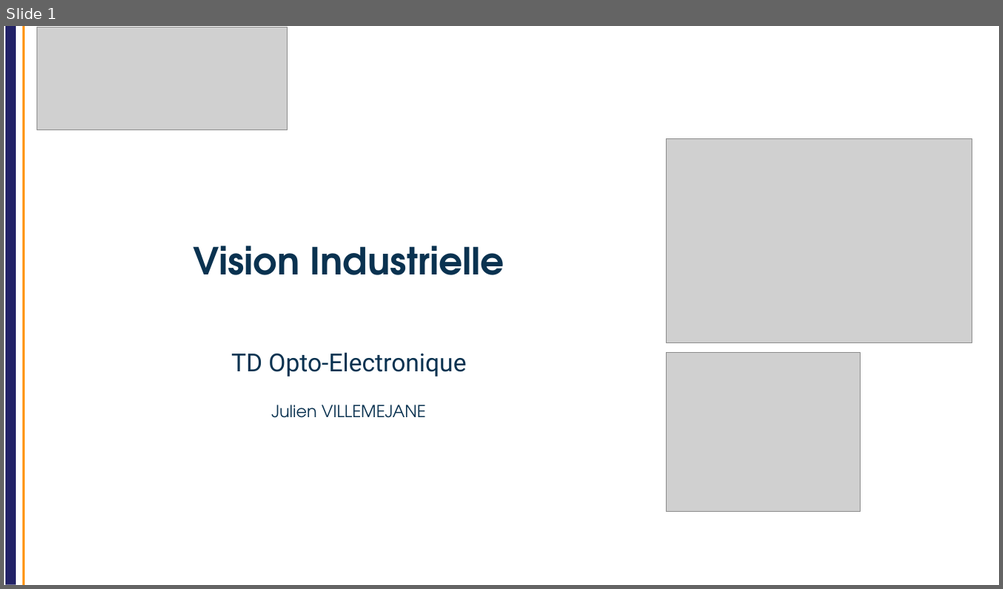
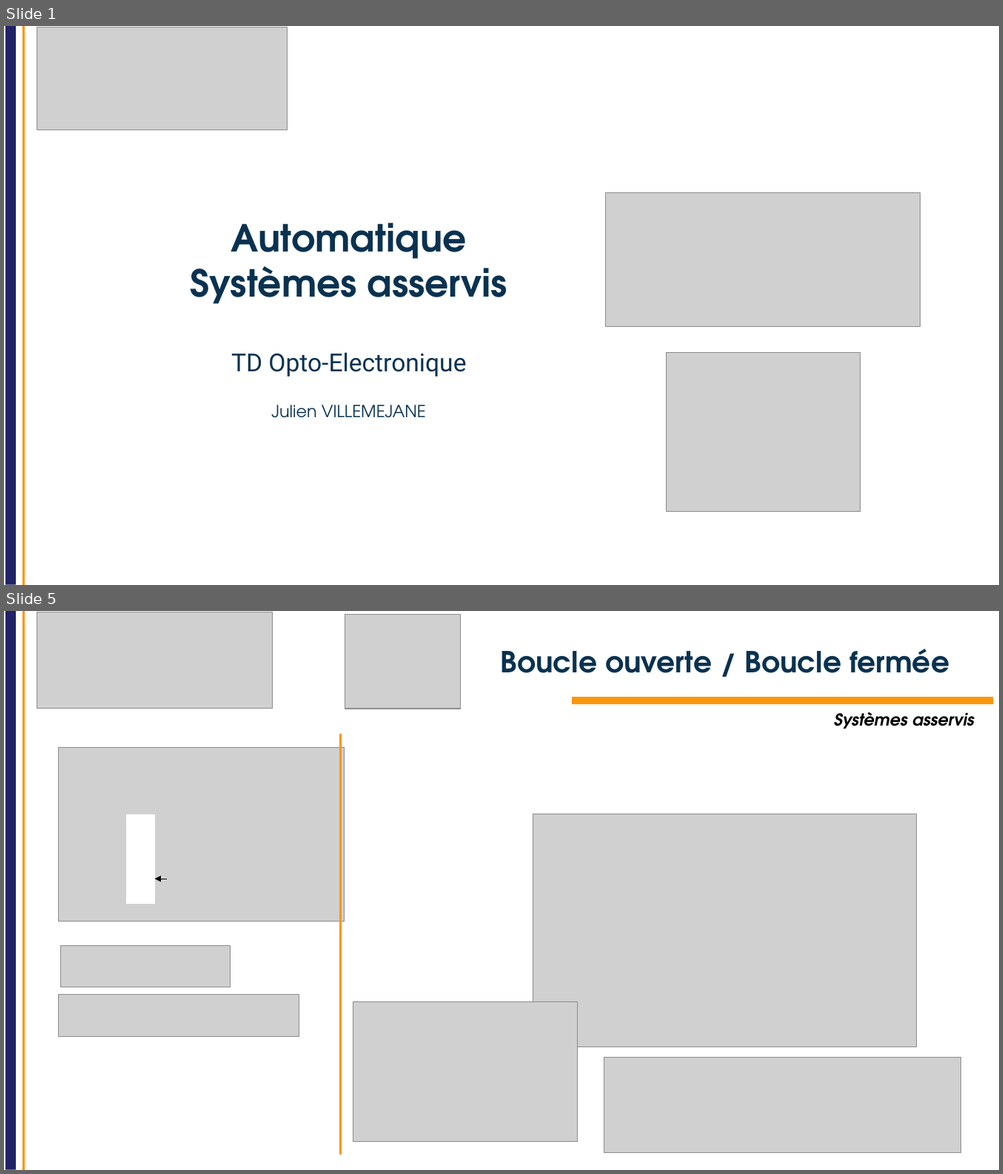
Before and after one commit to IOGS-Digital-Methods/semester-5, a slide deck: OptoElectronique/TD/2026/TD_asservissement/S5_OptoElectronique_TD_auto_2026.pptx. Shown one above the other, each under a label of ours: slide 1 before the commit, slides 1 and 5 after it; the slides between them are not shown. The pictures are 1003x589 and 1003x1174 pixels, drawn with LibreOffice and Linux fonts; fonts in the diff are those of the drawing; grey boxes stand for pictures; background and template pictures are left out. Boxes give left, top, right and bottom in pixels: in the first picture for what was removed or moved away, otherwise in the second. Text is boxed around its words. In the diff, an @@ line names an element or a change of style, - is before the commit and + after.

```diff
--- a/OptoElectronique/TD/2026/TD_asservissement/S5_OptoElectronique_TD_auto_2026.pptx
+++ b/OptoElectronique/TD/2026/TD_asservissement/S5_OptoElectronique_TD_auto_2026.pptx
@@ slide 5 added at (4, 611, 999, 1170), background #FFFFFF; not listed: 2 template elements that a slide beside it also shows @@
@@ picture added at (37, 612, 273, 709) @@
@@ picture added at (345, 614, 460, 709) @@
@@ title added at (501, 649, 949, 673), 28 pt, text #0A3250, bold @@
+Boucle ouverte / Boucle fermée
@@ rectangle added at (572, 697, 993, 704), fill #FA960A @@
@@ text added at (834, 712, 974, 729), 16 pt, text #000000, bold, italic @@
+Systèmes asservis
@@ line added from (341, 734) to (341, 1155), #FA960A 2.25 pt @@
@@ picture added at (59, 748, 344, 921) @@
@@ rectangle added at (126, 815, 155, 903), fill #FFFFFF, outline #FFFFFF 0.75 pt @@
@@ picture added at (533, 815, 916, 1048) @@
@@ arrow added from (167, 879) to (155, 879), #000000 0.75 pt @@
@@ picture added at (61, 946, 231, 988) @@
@@ rectangle added at (190, 985, 231, 1002), fill #FFFFFF, outline #FFFFFF 0.75 pt @@
@@ picture added at (59, 994, 299, 1037) @@
@@ picture added at (353, 1002, 577, 1143) @@
@@ picture added at (604, 1058, 961, 1153) @@
@@ slide 1 changed as well @@
@@ picture removed at (666, 139, 972, 343) @@
@@ picture added at (606, 192, 920, 326) @@
@@ title at (190, 223, 507, 304): text changed @@
-Vision Industrielle
+Automatique
+Systèmes asservis
```
Also in this commit, not shown: 14 other slides added, 38 slides removed, 5 other files.
